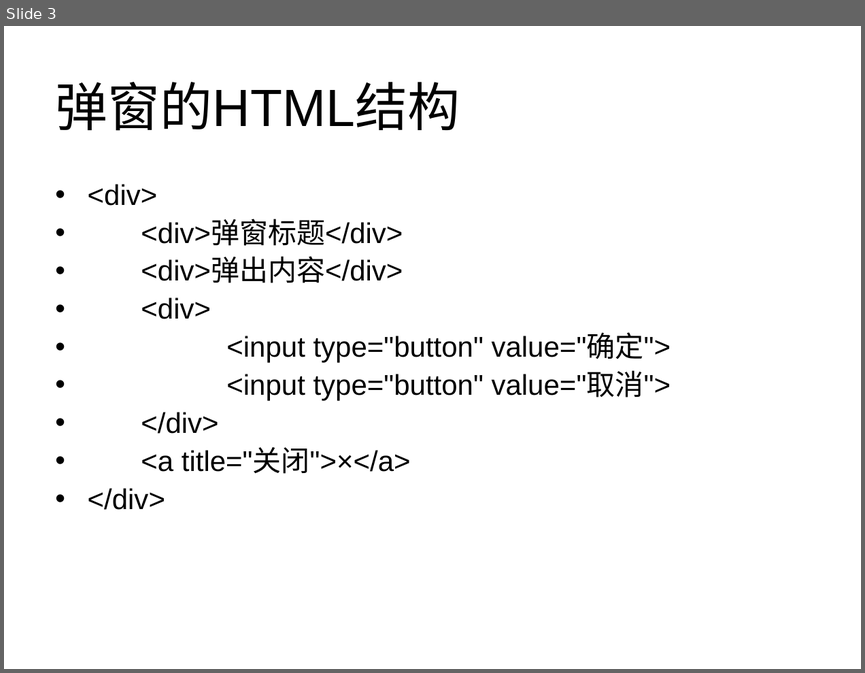
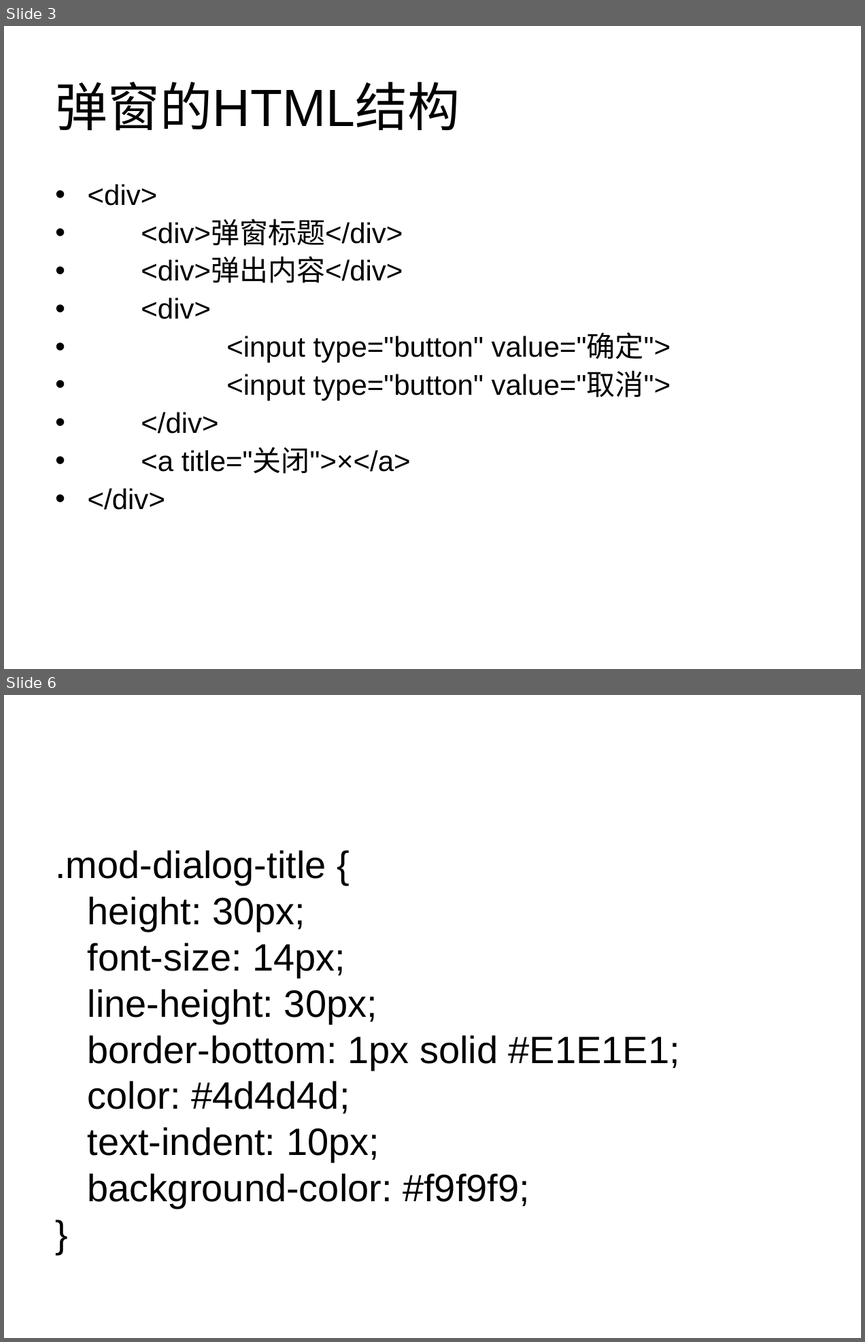
Before and after one commit to panxuepeng/javascript, a slide deck: JavaScript 特效原理 - 弹窗.ppt. Shown one above the other, each under a label of ours: slide 3 before the commit, slides 3 and 6 after it; the slides between them are not shown. The pictures are 865x673 and 865x1342 pixels, drawn with LibreOffice and Linux fonts; fonts in the diff are those of the drawing. Boxes give left, top, right and bottom in pixels: in the first picture for what was removed or moved away, otherwise in the second. Text is boxed around its words. In the diff, an @@ line names an element or a change of style, - is before the commit and + after.

```diff
--- a/JavaScript 特效原理 - 弹窗.ppt
+++ b/JavaScript 特效原理 - 弹窗.ppt
@@ slide 6 added at box(4, 695, 861, 1338), background #FFFFFF @@
@@ text added at box(55, 850, 680, 1208), 32 pt, text #000000 @@
+.mod-dialog-title {
+height: 30px;
+font-size: 14px;
+line-height: 30px;
+border-bottom: 1px solid #E1E1E1;
+color: #4d4d4d;
+text-indent: 10px;
+background-color: #f9f9f9;
+}
```
Also in this commit, not shown: 1 slide changed, 1 other slide added, 2 slides removed, 5 other files.
